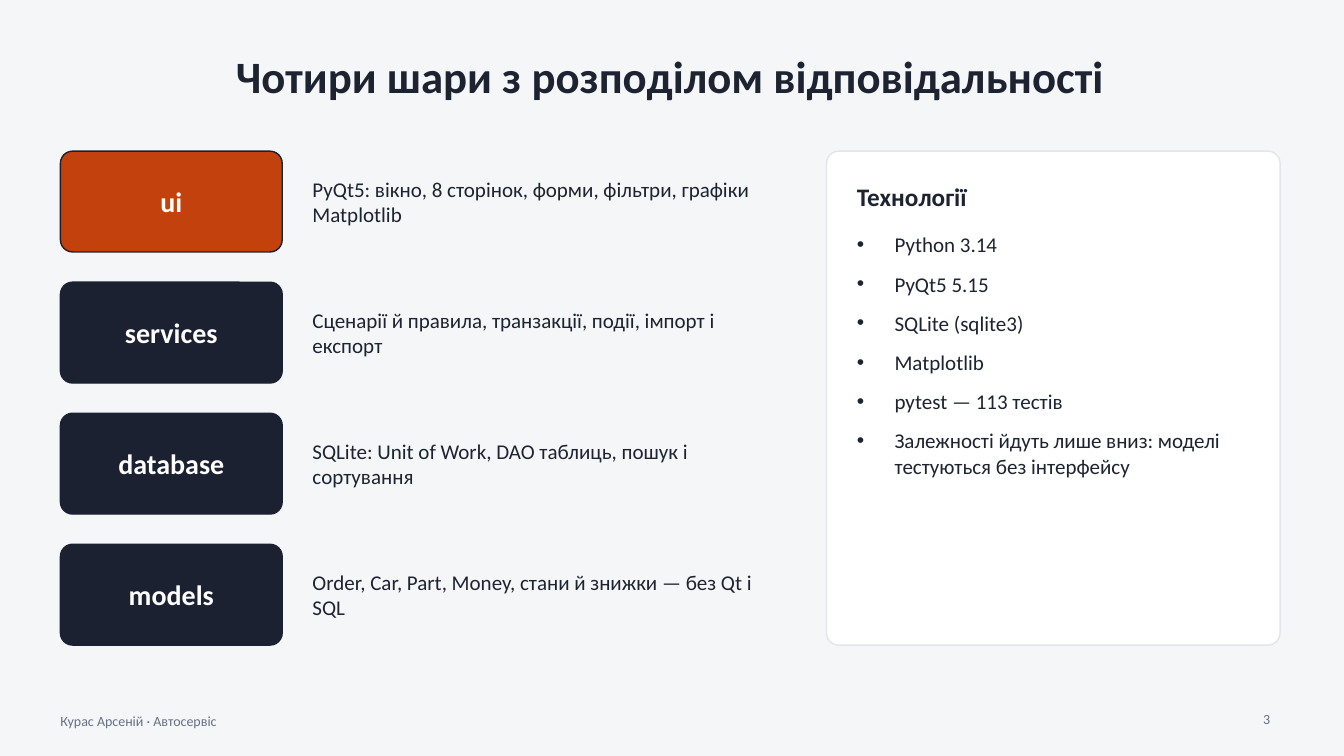
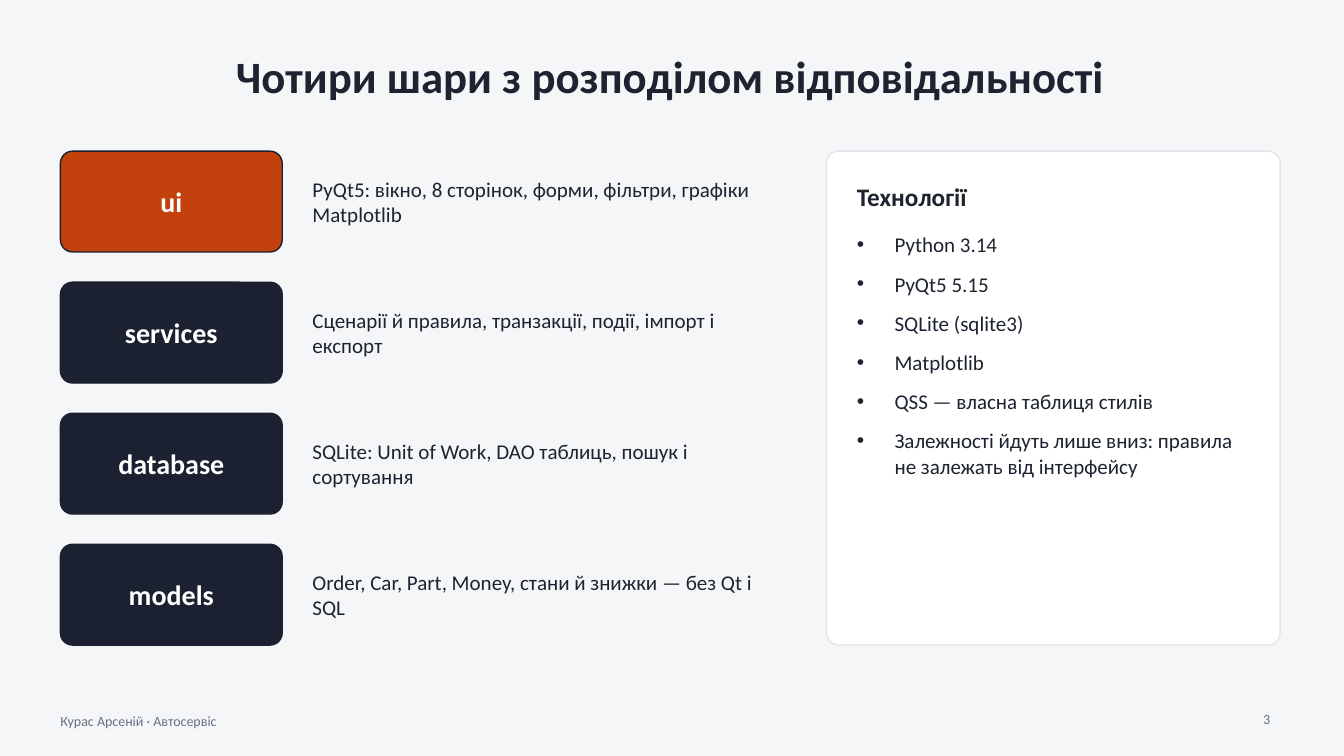
Before and after one commit to arseniikuras-is2401-afk/Arsenii_Kuras_Cursova, a slide deck: slide 3 of docs/Презентація_Курас_Автосервіс.pptx. Drawn at 1344x756 pixels with LibreOffice and Linux fonts; fonts in the diff are those of the drawing. Boxes give left, top, right and bottom in pixels: in the first picture for what was removed or moved away, otherwise in the second. Text is boxed around its words. In the diff, an @@ line names an element or a change of style, - is before the commit and + after.

```diff
--- a/docs/Презентація_Курас_Автосервіс.pptx
+++ b/docs/Презентація_Курас_Автосервіс.pptx
@@ text at (895,394,1232,478): text changed @@
-• pytest — 113 тестів
-• Залежності йдуть лише вниз: моделі тестуються без інтерфейсу
+• QSS — власна таблиця стилів
+• Залежності йдуть лише вниз: правила не залежать від інтерфейсу
```
Also in this commit, not shown: 2 other slides changed, 19 other files.
